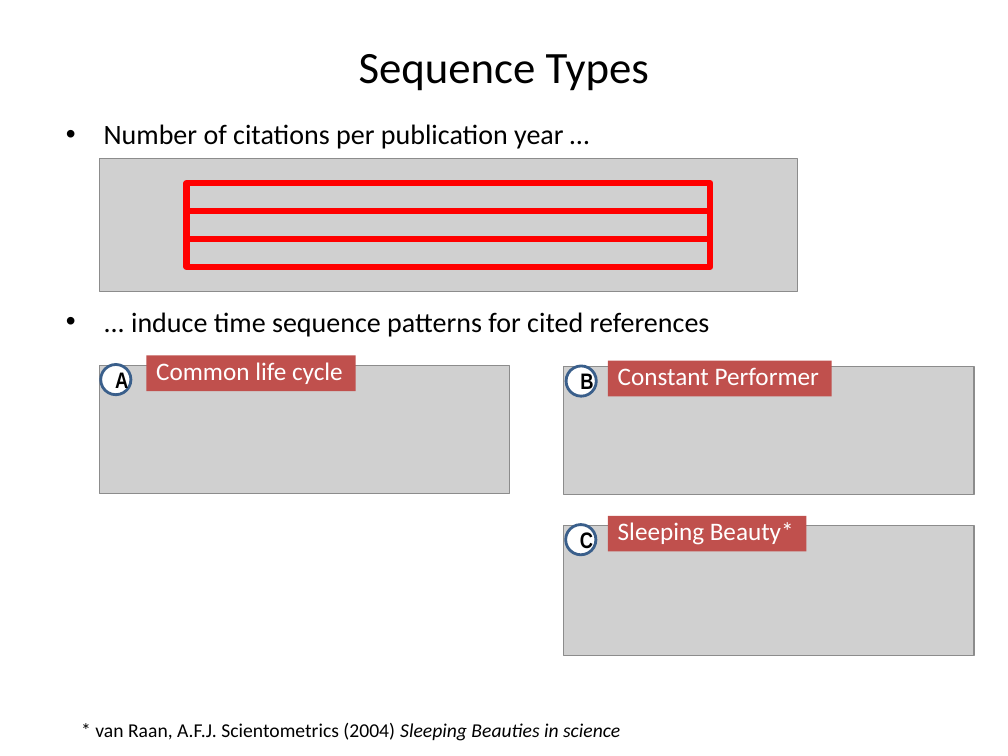
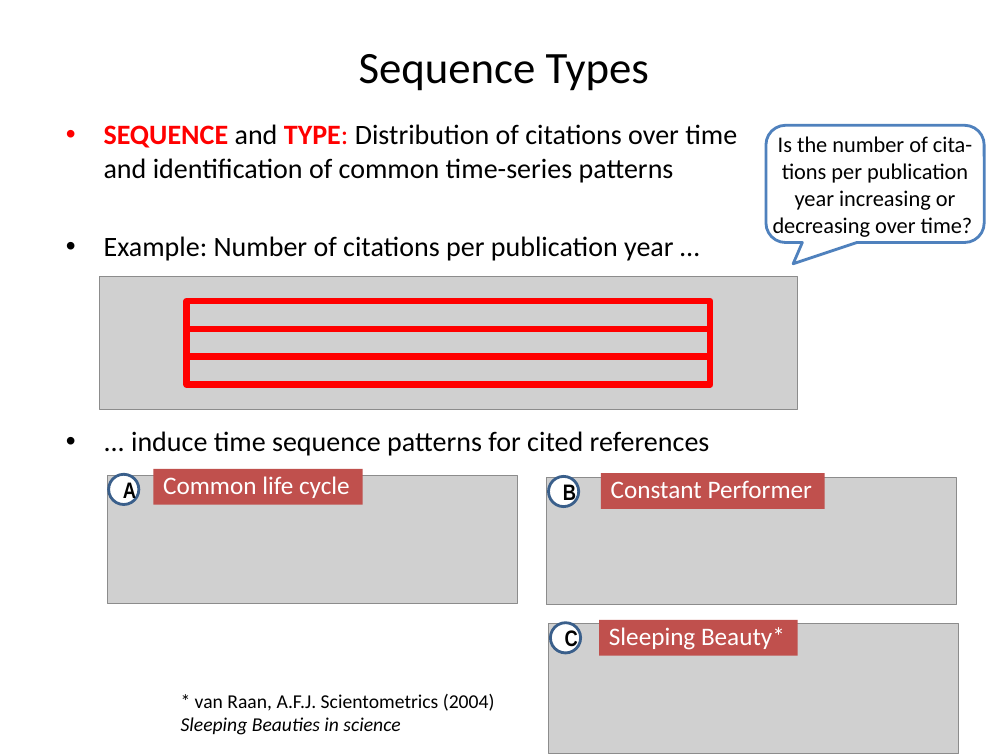
Before and after one commit to andreas-thor/cre, a slide deck: slide 10 of docs/slides/cre_overview.pptx (slide 12 before the commit). Drawn at 1008x756 pixels with LibreOffice and Linux fonts; fonts in the diff are those of the drawing; grey boxes stand for pictures. Boxes give left, top, right and bottom in pixels: in the first picture for what was removed or moved away, otherwise in the second. Text is boxed around its words. In the diff, an @@ line names an element or a change of style, - is before the commit and + after.

```diff
--- a/docs/slides/cre_overview.pptx
+++ b/docs/slides/cre_overview.pptx
@@ text at box(104, 124, 737, 261): text changed @@
-• Number of citations per publication year …
+• SEQUENCE and TYPE: Distribution of citations over time
+  and identification of common time-series patterns
+• Example: Number of citations per publication year …
@@ rounded speech box added at box(766, 125, 985, 242), outline #4F81BD 2 pt, 16 pt, text #000000 @@
+Is the number of cita-tions per publication year increasing or decreasing over time?
@@ 3 rectangles, 1 picture: place and size @@
-3 rectangles, 1 picture at box(99, 159, 797, 291)
+3 rectangles, 1 picture at box(99, 277, 797, 409)
@@ picture: place and size @@
-picture at box(99, 366, 509, 494)
+picture at box(107, 476, 517, 604)
@@ ellipse "A": place and size @@
-ellipse "A" at box(101, 365, 131, 395)
+ellipse "A" at box(109, 475, 139, 505)
@@ rectangle "Common life cycle": place and size @@
-rectangle "Common life cycle" at box(146, 356, 356, 391)
+rectangle "Common life cycle" at box(153, 469, 363, 504)
@@ picture: place and size @@
-picture at box(563, 367, 974, 495)
+picture at box(546, 478, 957, 606)
@@ ellipse "B": place and size @@
-ellipse "B" at box(566, 366, 597, 396)
+ellipse "B" at box(548, 477, 579, 507)
@@ rectangle "Constant Performer": place and size @@
-rectangle "Constant Performer" at box(608, 361, 832, 396)
+rectangle "Constant Performer" at box(601, 473, 825, 508)
@@ picture: place and size @@
-picture at box(563, 525, 974, 656)
+picture at box(548, 623, 959, 754)
@@ ellipse "C": place and size @@
-ellipse "C" at box(565, 524, 596, 554)
+ellipse "C" at box(550, 623, 581, 653)
@@ rectangle "Sleeping Beauty*": place and size @@
-rectangle "Sleeping Beauty*" at box(608, 516, 806, 551)
+rectangle "Sleeping Beauty*" at box(599, 620, 797, 655)
@@ text "* van Raan, A.F.J. Scientometrics ..." rewrapped from box(95, 723, 620, 741) to box(181, 694, 495, 735) @@
```
Also in this commit, not shown: 6 other slides changed.
